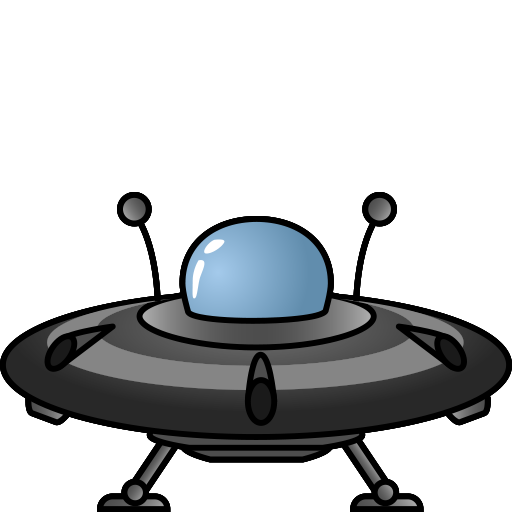
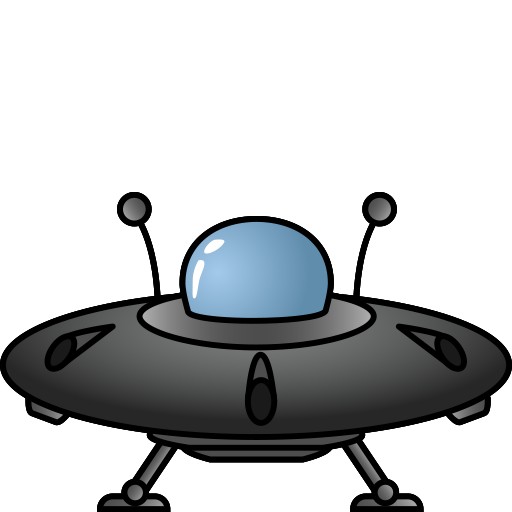
Revision of a layered w=512, h=512 image; what changed, layer by layer:
hid "UFLO" over [0, 192, 512, 512]
painted on "UFLO Base" over [5, 302, 507, 435]
